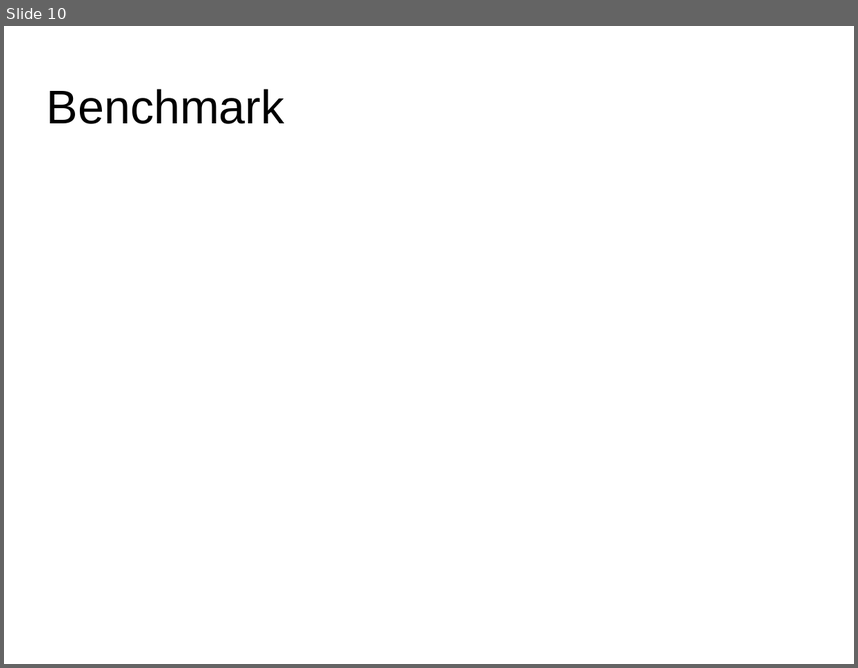
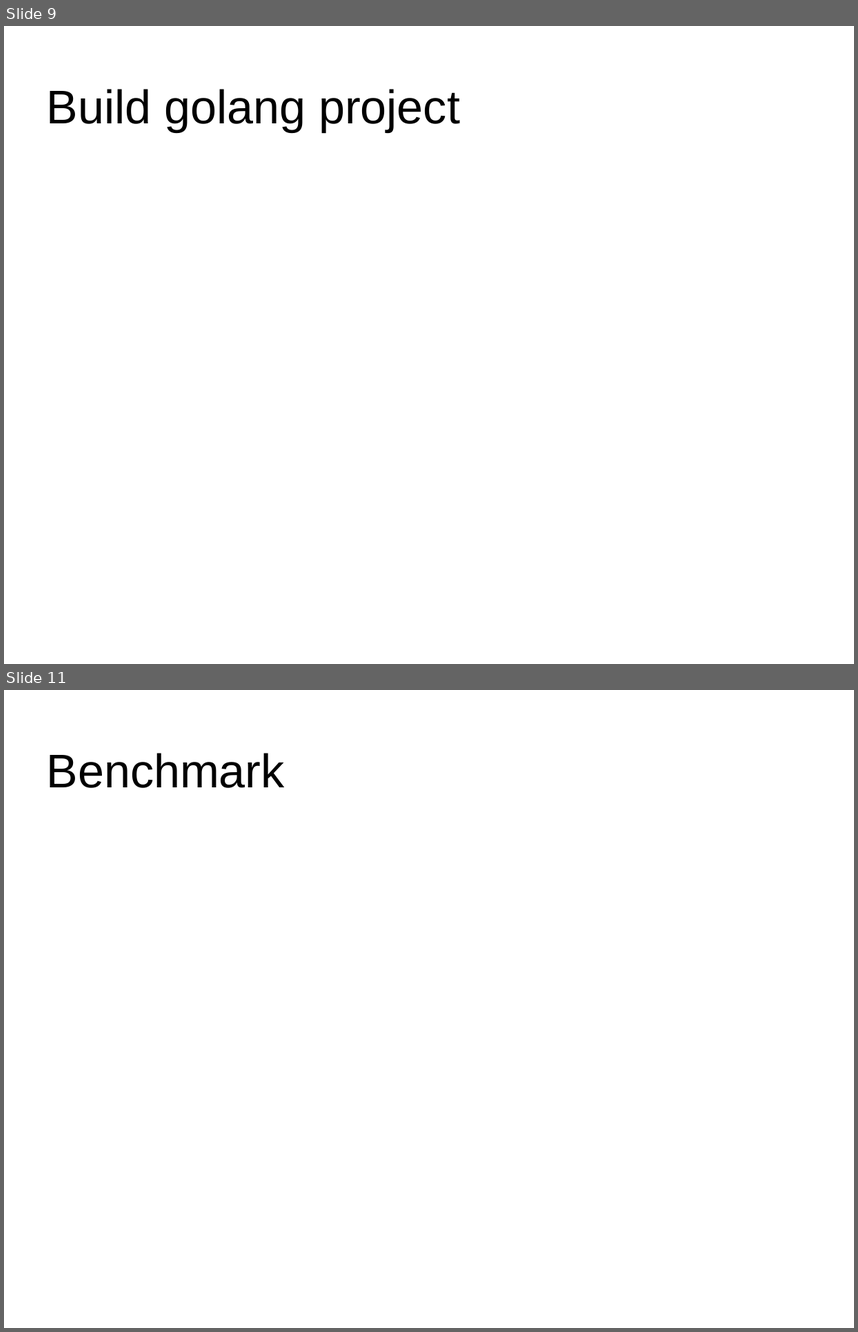
Before and after one commit to deslum/gopipe, a slide deck: presentation.odp. Shown one above the other, each under a label of ours: slide 10 before the commit, slides 9 and 11 after it; the slides between them are not shown. The pictures are 858x668 and 858x1332 pixels, drawn with LibreOffice and Linux fonts; fonts in the diff are those of the drawing. Boxes give left, top, right and bottom in pixels: in the first picture for what was removed or moved away, otherwise in the second. Text is boxed around its words. In the diff, an @@ line names an element or a change of style, - is before the commit and + after.

```diff
--- a/presentation.odp
+++ b/presentation.odp
@@ slide 9 added at <box>4,26,854,664</box>, background #FFFFFF @@
@@ title added at <box>47,89,460,132</box>, 44 pt, text #000000 @@
+Build golang project
@@ what was slide 10 is now slide 11 @@
```
Also in this commit, not shown: 7 slides changed, 13 other slides added, 2 slides removed, 2 other files.
